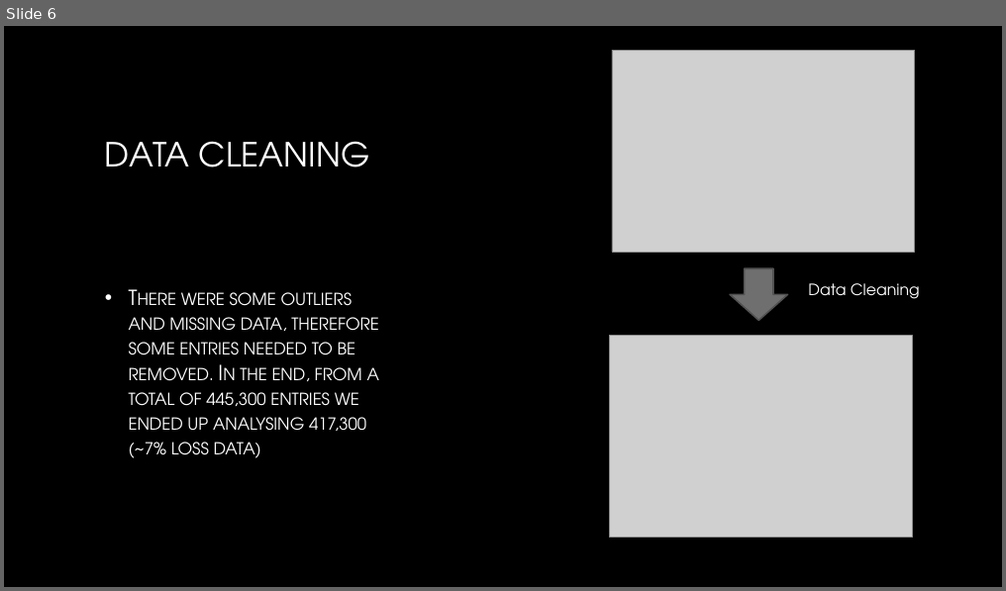
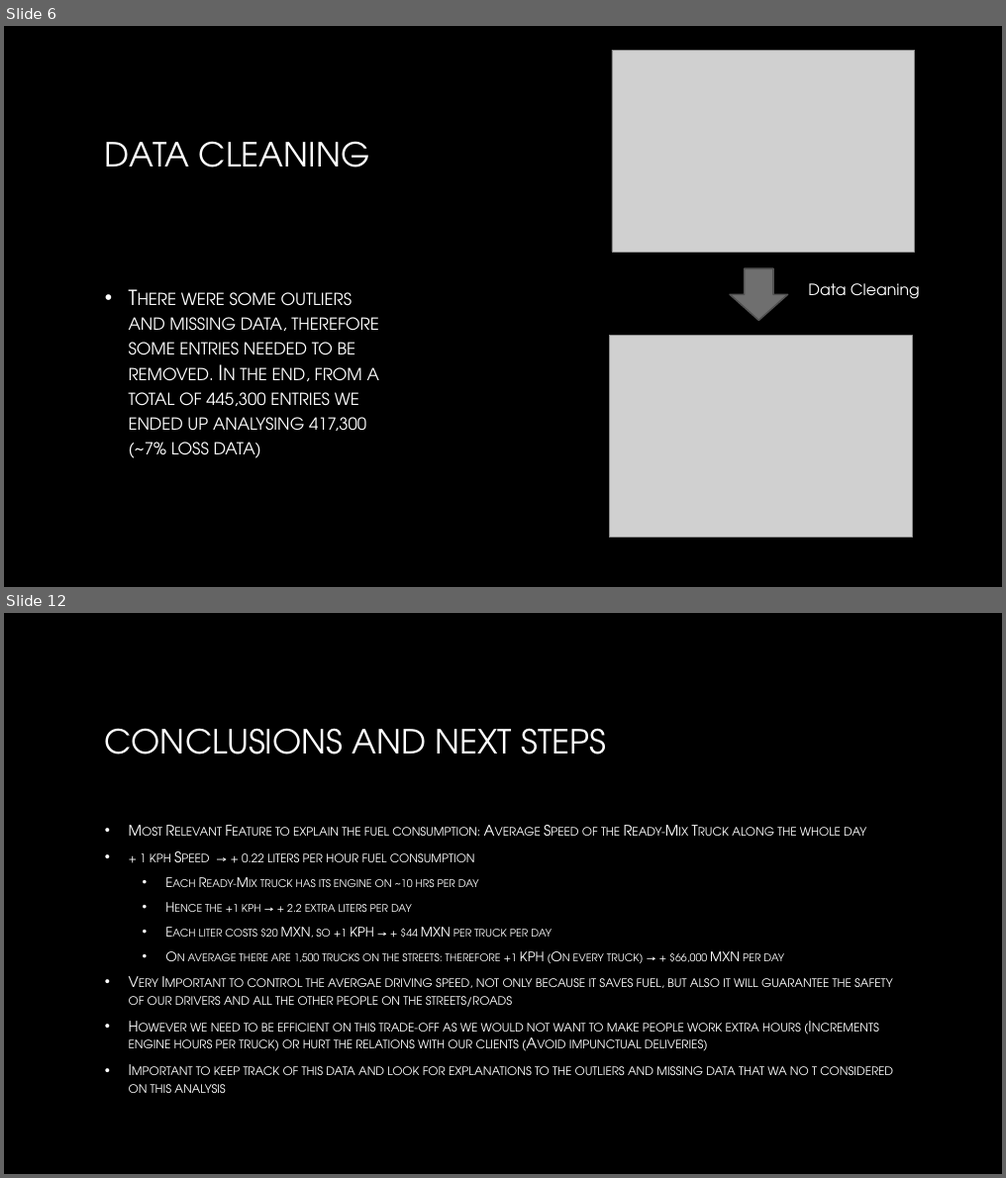
Before and after one commit to rgamerosl/capstone-project, a slide deck: Presentation.pptx. Shown one above the other, each under a label of ours: slide 6 before the commit, slides 6 and 12 after it; the slides between them are not shown. The pictures are 1006x591 and 1006x1178 pixels, drawn with LibreOffice and Linux fonts; fonts in the diff are those of the drawing; grey boxes stand for pictures; background and template pictures are left out. Boxes give left, top, right and bottom in pixels: in the first picture for what was removed or moved away, otherwise in the second. Text is boxed around its words. In the diff, an @@ line names an element or a change of style, - is before the commit and + after.

```diff
--- a/Presentation.pptx
+++ b/Presentation.pptx
@@ slide 12 added at (x1=4, y1=613, x2=1002, y2=1174), background picture (left out) @@
@@ title added at (x1=105, y1=728, x2=607, y2=755), 32 pt, text gradient #FFFFFF to #A6A6A6 @@
+CONCLUSIONS AND NEXT STEPS
@@ text added at (x1=129, y1=827, x2=893, y2=1093), 14 pt, text gradient #FFFFFF to #BFBFBF, small capitals @@
+• Most Relevant Feature to explain the fuel consumption: Average Speed of the Ready-Mix Truck along the whole day
+• + 1 kph Speed → + 0.22 liters per hour fuel consumption
+  • Each Ready-Mix truck has its engine on ~10 hrs per day
+  • Hence the +1 kph → + 2.2 extra liters per day
+  • Each liter costs $20 MXN, so +1 KPH → + $44 MXN per truck per day
+  • On average there are 1,500 trucks on the streets: therefore +1 KPH (On every truck) → + $66,000 MXN per day
+• Very Important to control the avergae driving speed, not only because it saves fuel, but also it will guarantee the safety of our drivers and all the other people on the streets/roads
+• However we need to be efficient on this trade-off as we would not want to make people work extra hours (Increments engine hours per truck) or hurt the relations with our clients (Avoid impunctual deliveries)
+• Important to keep track of this data and look for explanations to the outliers and missing data that wa no t considered on this analysis
```
Also in this commit, not shown: 7 slides changed, 2 other slides added, 2 slides removed.
